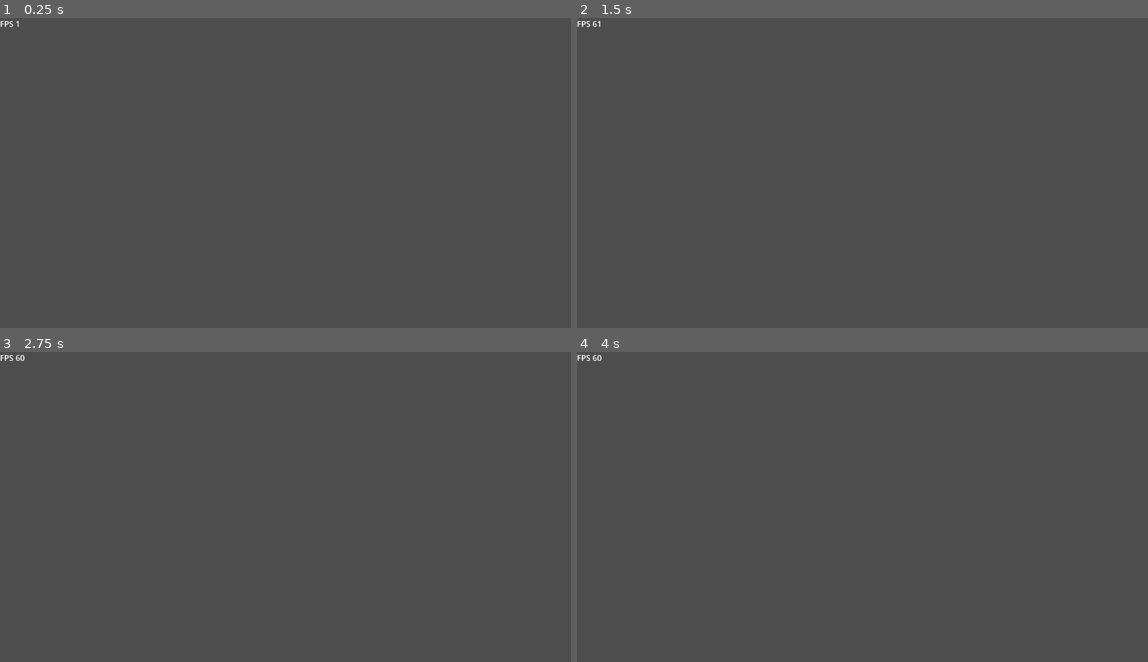
Above: before the commit, frames 1-4 (two rows, left to right).
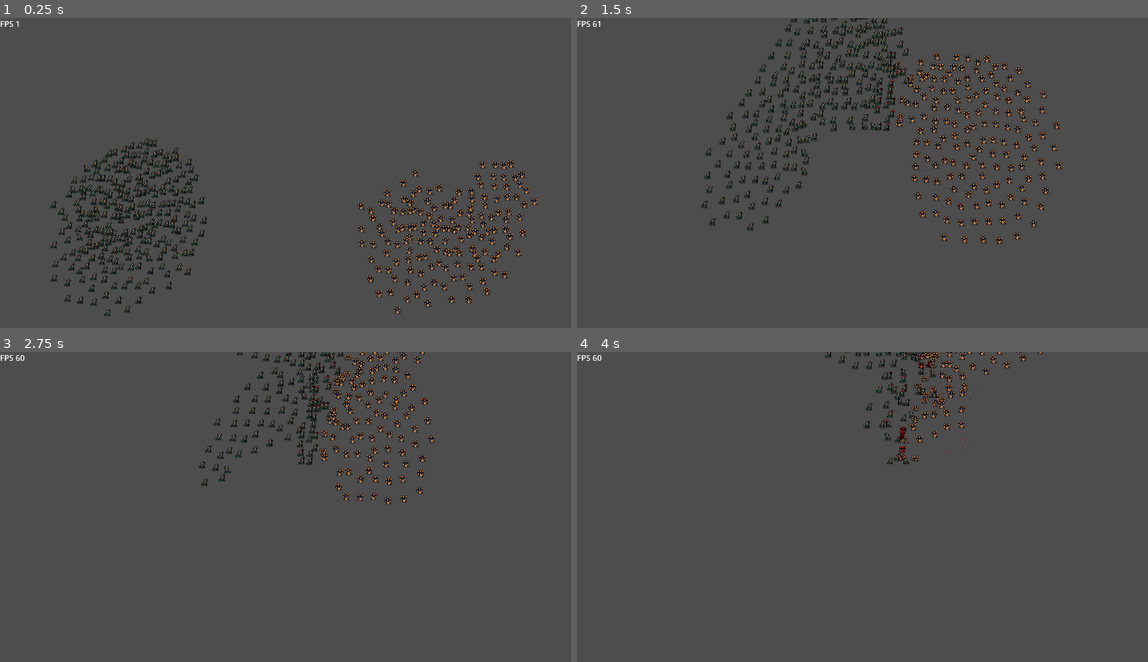
Above: after the commit, the same moments.

Repository: Snayff/nqp3
Game: Godot game, scene res://scenes/stages/combat/stage_combat.tscn
Two runs of this game, one before a commit and one after it. Both use one fixed random seed, a clock stepped at 60 frames per second and the inputs below.
Inputs (mouse positions are in pixels of both pictures, inside the frame that each line leads up to):
- Up to frame 1 (0.25 s): no input
- Up to frame 2 (1.5 s): move the mouse to (1033, 179) at 0.52 s; click (1033, 179) at 0.67 s; move the mouse to (765, 216) at 1.27 s; click (765, 216) at 1.42 s
- Up to frame 3 (2.75 s): move the mouse to (382, 451) at 2.02 s; click (382, 451) at 2.17 s
- Up to frame 4 (4 s): move the mouse to (862, 603) at 2.77 s; click (862, 603) at 2.92 s; move the mouse to (1085, 584) at 3.52 s; click (1085, 584) at 3.67 s

The runs differ from the first frame. In frame 1, 7.1% of the frame differs, in the area x 8-95%, y 38-97%; in frame 2, 7.1%; in frame 3, 3.6%; in frame 4, 1.8%.
Error before the commit: Parse Error: Could not parse global class "ActorActions" from "res://scripts/components/actor_actions.gd". (res://scenes/entities/actor/actor.gd:39)

Commit message:
prevented targeting self and allies

Diff:
--- a/scenes/entities/actor/actor.tscn
+++ b/scenes/entities/actor/actor.tscn
@@ -51,6 +51,7 @@
 monitoring = false
 
 [node name="DebugInfo" type="Label" parent="."]
+visible = false
 offset_right = 40.0
 offset_bottom = 23.0
 label_settings = SubResource("LabelSettings_dcwuh")
--- a/scenes/stages/combat/stage_combat.gd
+++ b/scenes/stages/combat/stage_combat.gd
@@ -17,7 +17,7 @@
 	# FIXME: when troupes exist update to use troupe. placeholder code for now.
 
 	for key in _units.keys():
-		var num_unit_per_team = 1
+		var num_unit_per_team = 25
 		var unit_name: String
 		if key == "ally":
 			unit_name = "conjurer"
--- a/scripts/components/actor_actions.gd
+++ b/scripts/components/actor_actions.gd
@@ -104,7 +104,7 @@
 
 	for reaction in reactions[trigger].values():
 		if reaction.is_ready():
-			print(name  " used " + reaction.friendly_name + ".")
+			print(name +  " used " + reaction.friendly_name + ".")
 			reaction.use(target)
 			reaction.reset_cooldown()
 
--- a/scripts/components/actor_ai.gd
+++ b/scripts/components/actor_ai.gd
@@ -23,8 +23,6 @@
 func get_target(preference: Constants.TargetPreference = Constants.TargetPreference.ANY) -> Actor:
 	# TODO: Use target preference
 
-	var _creator_pos : Vector2 = _creator.global_position
-
 	var group_to_target : String
 	if _creator.is_in_group("ally"):
 		group_to_target = "enemy"
@@ -39,15 +37,22 @@
 		return null
 
 	# assume the first node is closest
-	var nearest_target = poss_targets[0]
+	var nearest_target = null
 
 	# look through nodes to see if any are closer
+	var _creator_pos : Vector2 = _creator.global_position
 	for _target in poss_targets:
 		var distance = _target.global_position.distance_to(_creator_pos)
-		var current_closest = nearest_target.global_position.distance_to(_creator_pos)
+
+		# get a closest distance from target, if we have 1
+		var nearest_distance = 9999
+		if nearest_target != null:
+			nearest_distance = nearest_target.global_position.distance_to(_creator_pos)
+
+
 		var is_alive = _target.is_in_group("alive")
 		var is_enemy = _target.is_in_group(group_to_target)
-		if distance < current_closest and is_alive and is_enemy:
+		if distance < nearest_distance and is_alive and is_enemy:
 			nearest_target = _target
 	# print("combatant nearest target in " + group_to_target + " is at " + str(nearest_target.global_position))
 	return nearest_target
--- a/scripts/globals/ref_data.gd
+++ b/scripts/globals/ref_data.gd
@@ -17,7 +17,7 @@
 		"crit_chance": 100,
 		"move_speed": 150,
 		"stamina": 10,
-		"num_units": 1,
+		"num_units": 6,
 		"faction": "faction1",
 		"gold_cost": 100,
 		"tier": 1,
@@ -41,7 +41,7 @@
 		"crit_chance": 100,
 		"move_speed": 200,
 		"stamina": 10,
-		"num_units": 1,
+		"num_units": 10,
 		"faction": "faction1",
 		"gold_cost": 100,
 		"tier": 1,
